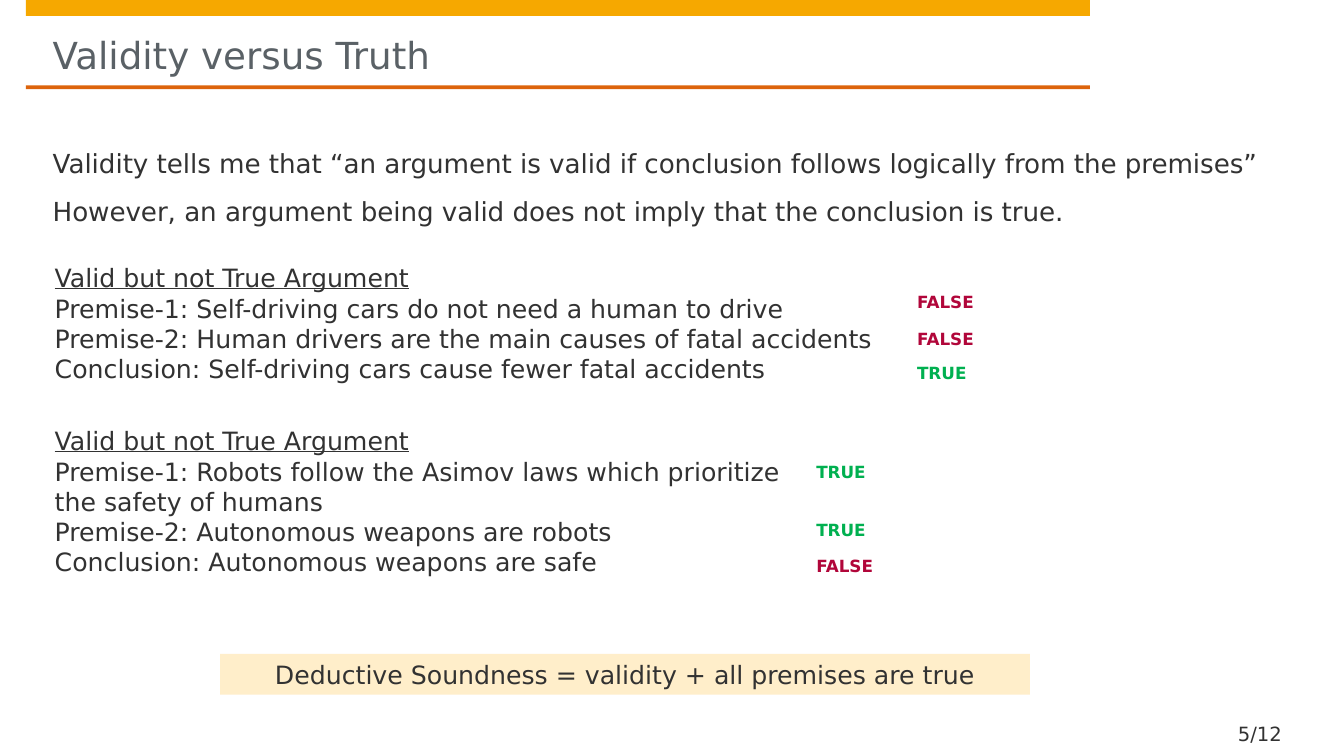
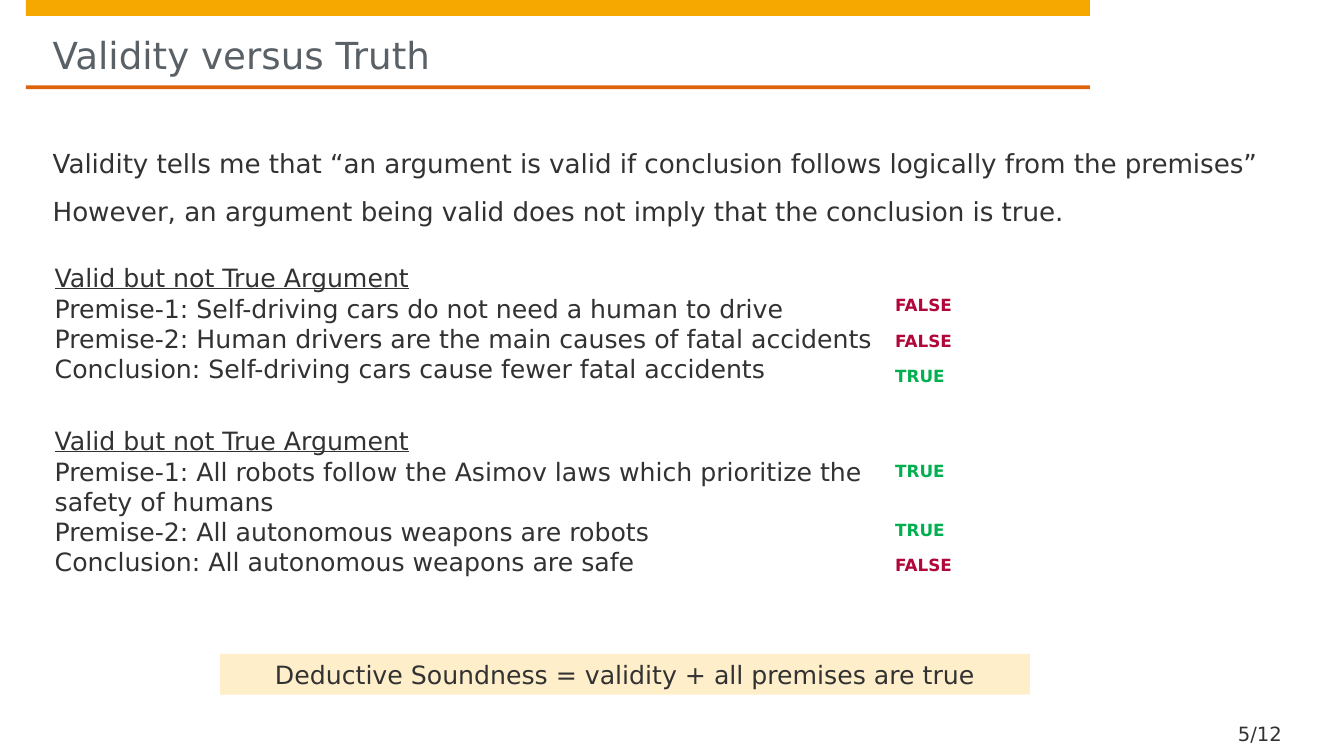
Before and after one commit to hpi-sam/AI_Ethics_Engineering, a slide deck: slide 5 of slides/6. Normative Argumentation.pptx. Drawn at 1344x756 pixels with LibreOffice and Linux fonts; fonts in the diff are those of the drawing; background and template pictures are left out. Boxes give left, top, right and bottom in pixels: in the first picture for what was removed or moved away, otherwise in the second. Text is boxed around its words. In the diff, an @@ line names an element or a change of style, - is before the commit and + after.

```diff
--- a/slides/6. Normative Argumentation.pptx
+++ b/slides/6. Normative Argumentation.pptx
@@ text "FALSE": place and size @@
-text "FALSE" at <box>917,295,974,309</box>
+text "FALSE" at <box>895,298,952,312</box>
@@ text "FALSE": place and size @@
-text "FALSE" at <box>917,332,974,346</box>
+text "FALSE" at <box>895,334,952,348</box>
@@ text "TRUE": place and size @@
-text "TRUE" at <box>917,366,966,380</box>
+text "TRUE" at <box>895,369,944,383</box>
@@ text at <box>55,462,861,577</box>: text changed @@
-Premise-1: Robots follow the Asimov laws which prioritize the safety of humans
-Premise-2: Autonomous weapons are robots
-Conclusion: Autonomous weapons are safe
+Premise-1: All robots follow the Asimov laws which prioritize the safety of humans
+Premise-2: All autonomous weapons are robots
+Conclusion: All autonomous weapons are safe
@@ 3 texts: place and size @@
-3 texts at <box>816,465,873,573</box>
+3 texts at <box>895,464,952,572</box>
```
